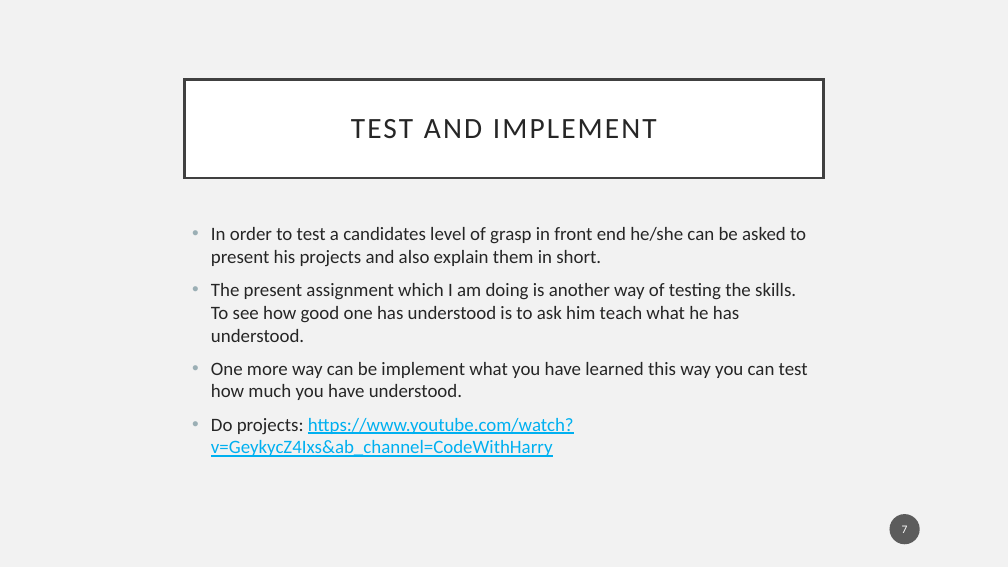
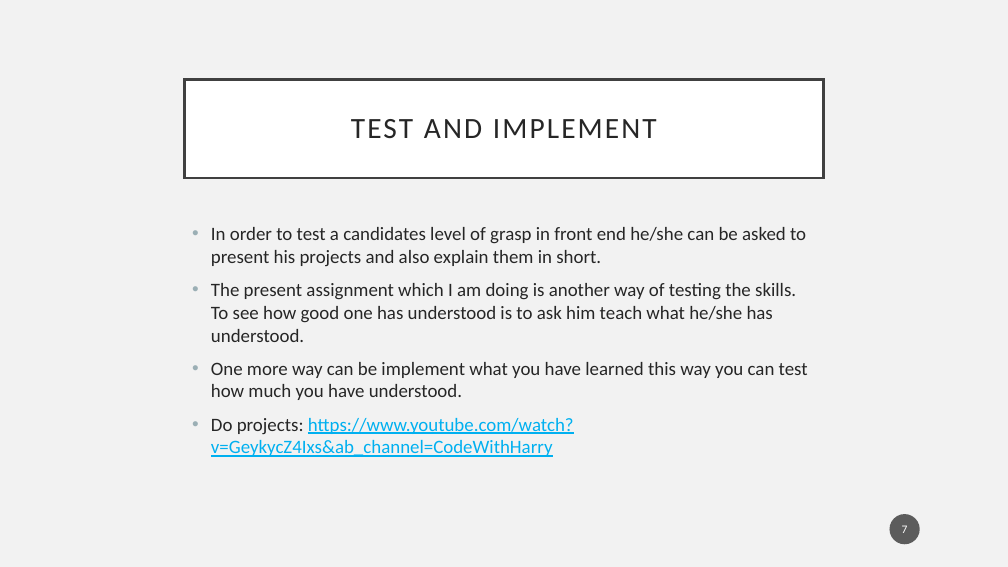
Before and after one commit to s-chandr/Newton-School-Assignment, a slide deck: slide 7 of Problem Statement 2 ppt.pptx. Drawn at 1008x567 pixels with LibreOffice and Linux fonts; fonts in the diff are those of the drawing. Boxes give left, top, right and bottom in pixels: in the first picture for what was removed or moved away, otherwise in the second. Text is boxed around its words. In the diff, an @@ line names an element or a change of style, - is before the commit and + after.

Commit message:
Final Changes

```diff
--- a/Problem Statement 2 ppt.pptx
+++ b/Problem Statement 2 ppt.pptx
@@ text at (x1=211, y1=283, x2=796, y2=342): text changed @@
-• The present assignment which I am doing is another way of testing the skills. To see how good one has understood is to ask him teach what he has understood.
+• The present assignment which I am doing is another way of testing the skills. To see how good one has understood is to ask him teach what he/she has understood.
```
Also in this commit, not shown: 1 other slide changed.
